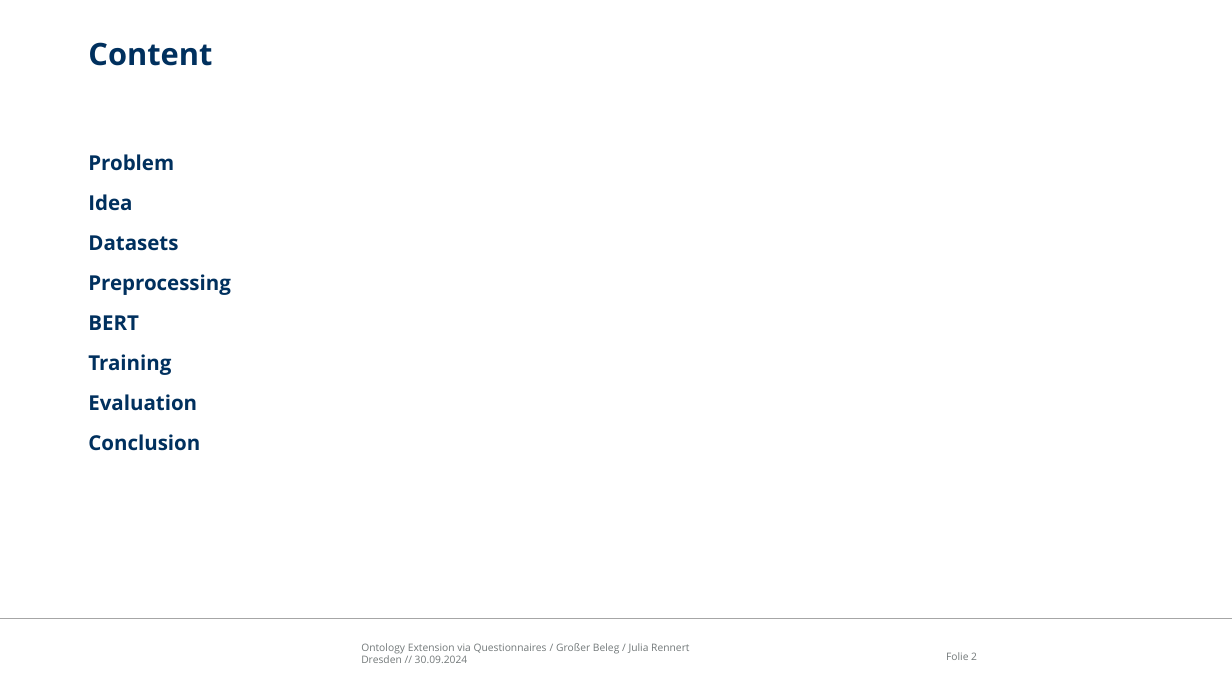
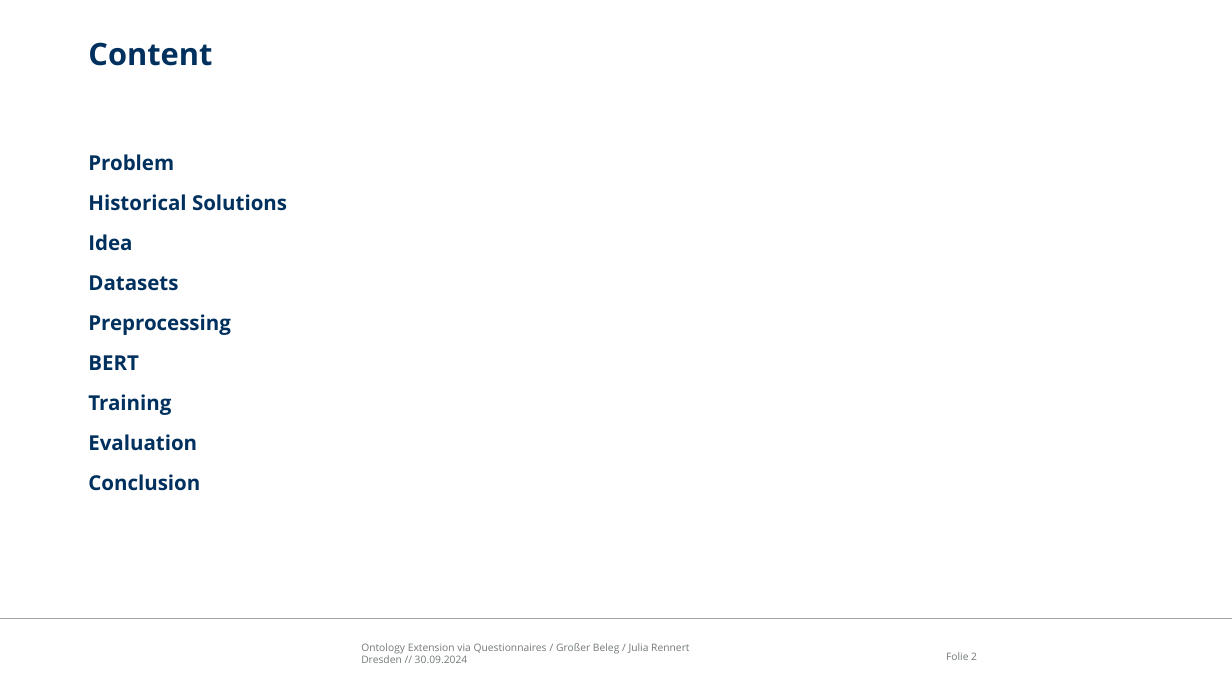
Before and after one commit to Iphled/Affective_Speech_Synthesis, a slide deck: slide 2 of Verteidigung/Affective_Speech_Synthesis_Presentation.pptx. Drawn at 1232x693 pixels with LibreOffice and Linux fonts; fonts in the diff are those of the drawing; background and template pictures are left out. Boxes give left, top, right and bottom in pixels: in the first picture for what was removed or moved away, otherwise in the second. Text is boxed around its words. In the diff, an @@ line names an element or a change of style, - is before the commit and + after.

```diff
--- a/Verteidigung/Affective_Speech_Synthesis_Presentation.pptx
+++ b/Verteidigung/Affective_Speech_Synthesis_Presentation.pptx
@@ text at bbox=[88, 194, 287, 211]: paragraph added @@
+Historical Solutions
```
Also in this commit, not shown: 1 other slide changed, 3 slides added, 2 other files.
